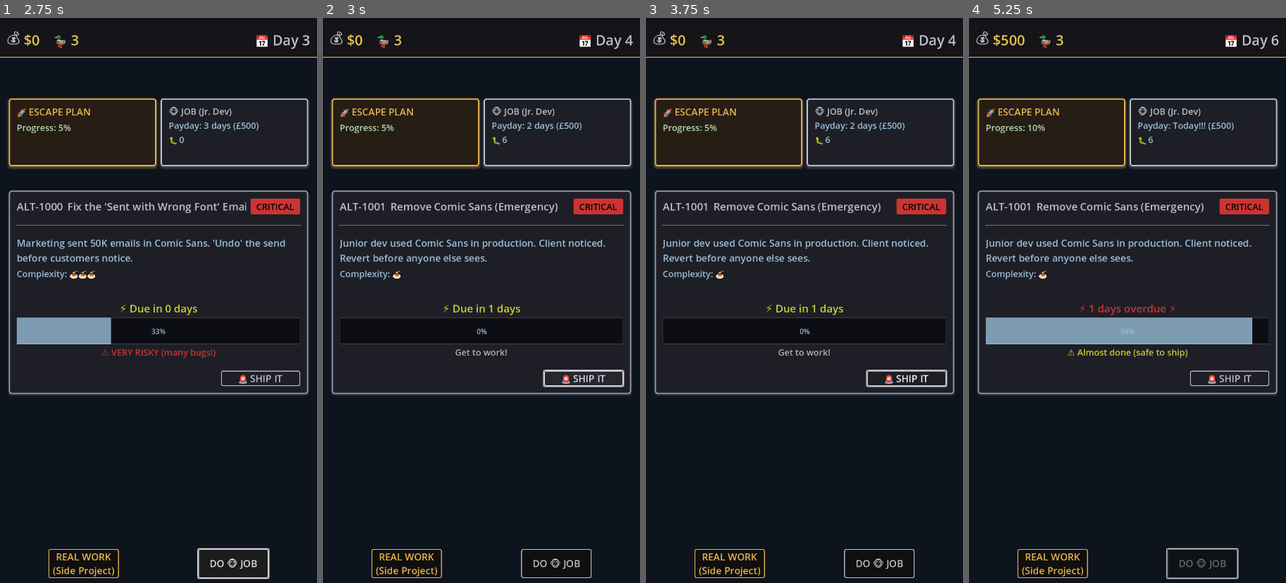
Above: before the commit, frames 1-4 (left to right).
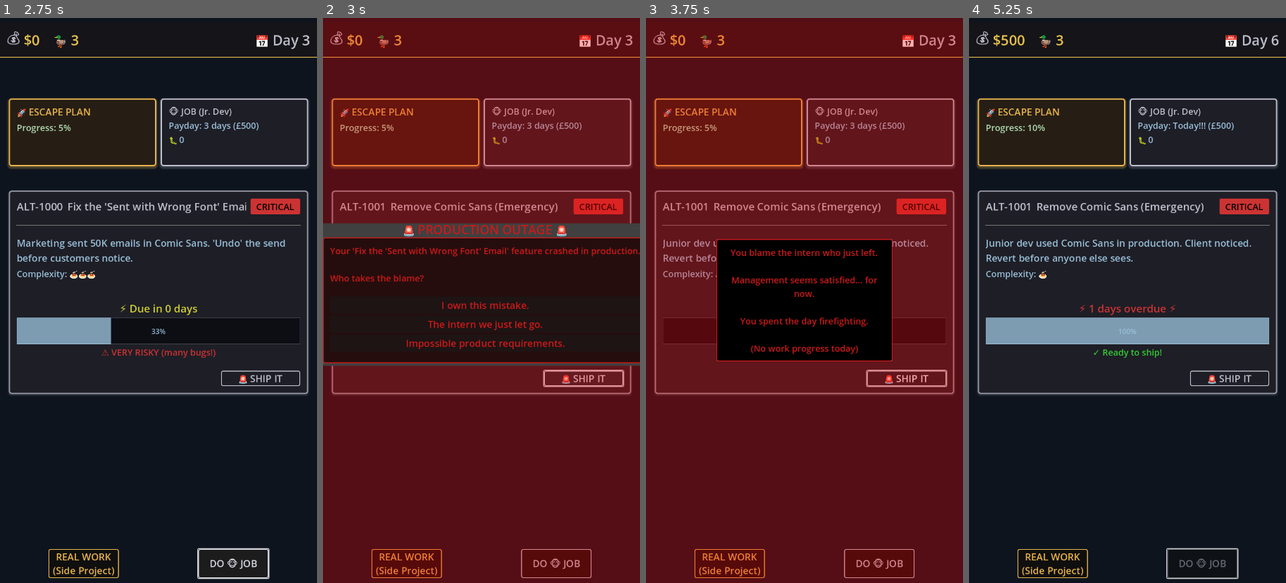
Above: after the commit, the same moments.

Repository: lmchoi/alt-f-this
Game: Godot game, scene res://scenes/game_ui.tscn
Two runs of this game, one before a commit and one after it. Both use one fixed random seed, a clock stepped at 60 frames per second and the inputs below.
Inputs (mouse positions are in pixels of both pictures, inside the frame that each line leads up to):
- Up to frame 1 (2.75 s): click "🚨 SHIP IT" at 0.5 s; click "REAL WORK (Side Project)" at 1.25 s; click "DO 🐵 JOB" at 2 s
- Up to frame 2 (3 s): click "🚨 SHIP IT" at 2.75 s
- Up to frame 3 (3.75 s): click (807, 323) at 3.5 s, where only the run after the commit has a clickable "The intern we just let go."
- Up to frame 4 (5.25 s): click "REAL WORK (Side Project)" at 4.25 s; click "DO 🐵 JOB" at 5 s

Frame 1 is identical in both runs. In frame 2, 92% of the frame differs, in the area x 0-100%, y 0-100%; in frame 3, 97%; in frame 4, 0.5%.

Commit message:
Implement critical task shipping penalty
Critical tasks shipped below 80% now trigger immediate production outage.
Uses existing outage dialog/blame system. Task is picked up after outage,
but day advancement is skipped (outage flow handles it).

🤖 Generated with [Claude Code](https://claude.com/claude-code)

Co-Authored-By: Claude <noreply@anthropic.com>

Diff:
--- a/autoloads/game_manager.gd
+++ b/autoloads/game_manager.gd
@@ -359,6 +359,12 @@
 
 	var progress = current_task.progress
 
+	# Critical tasks: shipping <80% triggers immediate outage
+	if current_task.categories.has("critical") and progress < CRITICAL_OUTAGE_THRESHOLD:
+		trigger_production_outage(current_task.title)
+		pick_up_new_task()
+		return ActionOutcome.DO_NOTHING  # Outage flow handles day advance
+
 	# Calculate bugs to add: (100 - progress) / 10
 	var bugs_to_add = (100 - progress) / BUGS_PER_INCOMPLETE_PERCENT
 	add_bugs(int(bugs_to_add))
